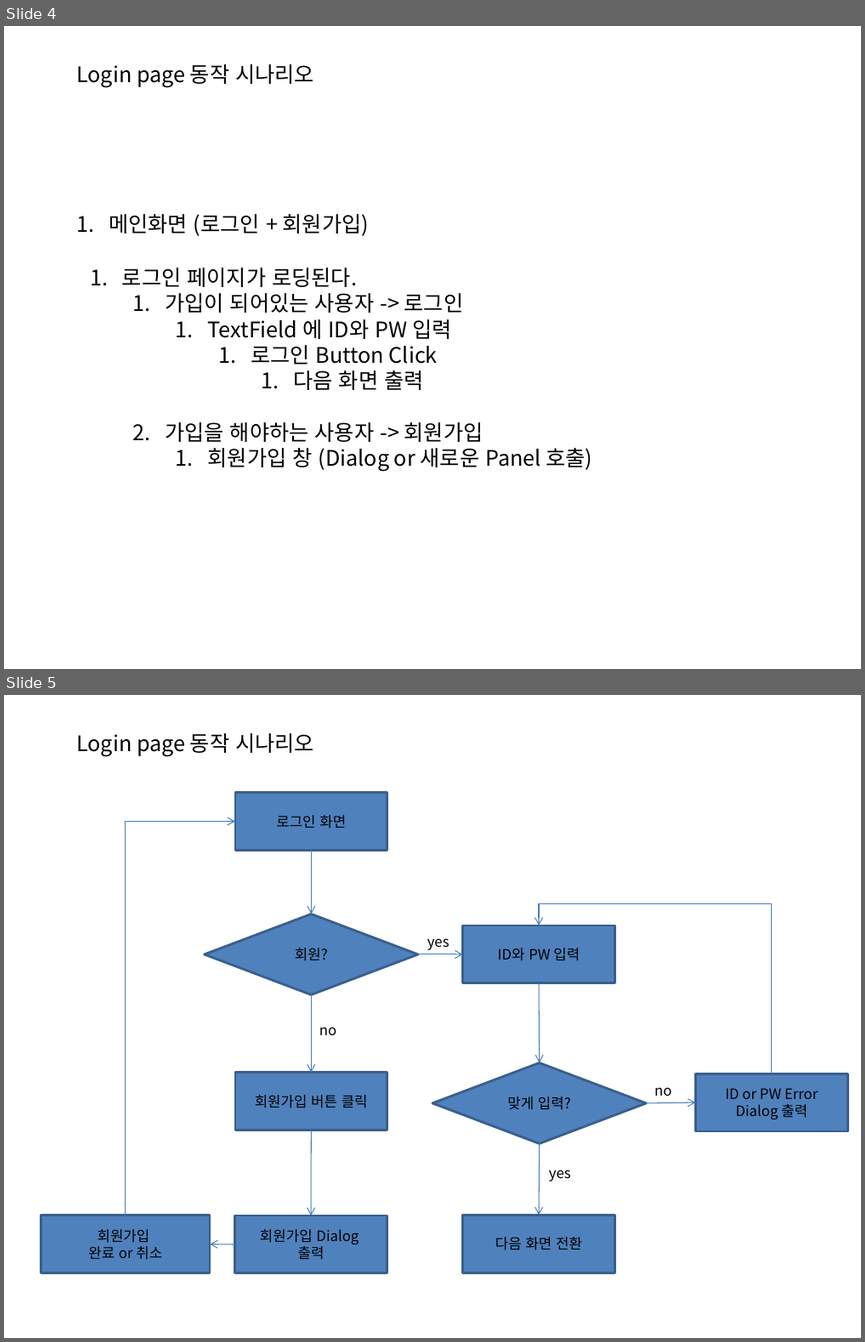
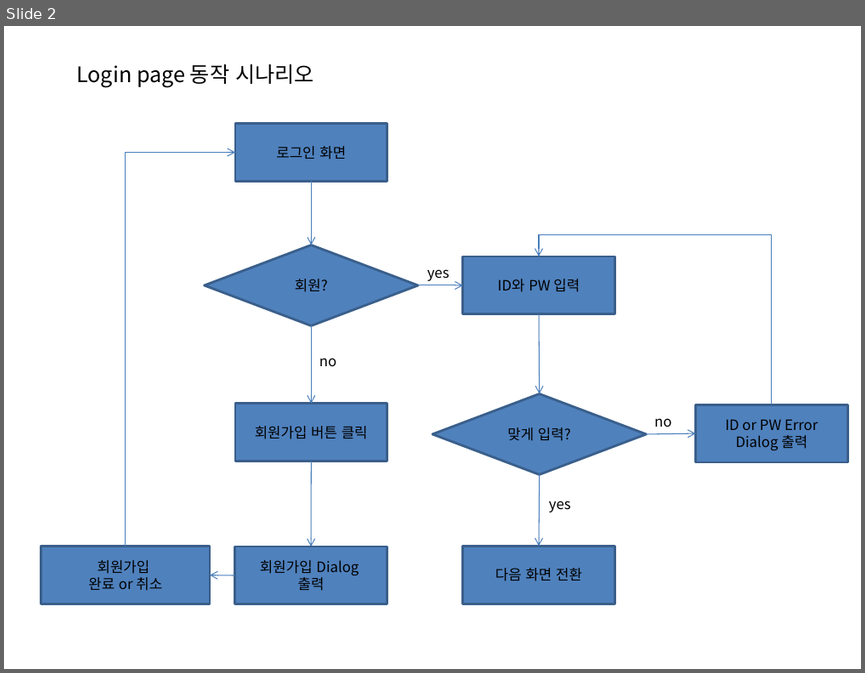
Before and after one commit to S-Onix/BankSystemProject, a slide deck: BankSystem/documentation/banksystem.pptx. Shown one above the other, each under a label of ours: slides 4 and 5 before the commit, slide 2 after it. The pictures are 865x1342 and 865x673 pixels, drawn with LibreOffice and Linux fonts; fonts in the diff are those of the drawing. Boxes give left, top, right and bottom in pixels: in the first picture for what was removed or moved away, otherwise in the second. Text is boxed around its words. In the diff, an @@ line names an element or a change of style, - is before the commit and + after.

```diff
--- a/BankSystem/documentation/banksystem.pptx
+++ b/BankSystem/documentation/banksystem.pptx
@@ slide 4 removed at bbox=[4, 26, 861, 669], background #FFFFFF @@
@@ text removed at bbox=[76, 64, 314, 88] @@
-Login page 동작 시나리오
@@ text removed at bbox=[109, 214, 369, 236] @@
-1. 메인화면 (로그인 + 회원가입)
@@ text removed at bbox=[122, 267, 592, 471] @@
-1. 로그인 페이지가 로딩된다.
-  1. 가입이 되어있는 사용자 -> 로그인
-    1. TextField 에 ID와 PW 입력
-      1. 로그인 Button Click
-        1. 다음 화면 출력
-  2. 가입을 해야하는 사용자 -> 회원가입
-    1. 회원가입 창 (Dialog or 새로운 Panel 호출)
@@ what was slide 5 is now slide 2 @@
```
Also in this commit, not shown: 3 slides changed, 23 slides added, 8 other slides removed, 8 other files.
